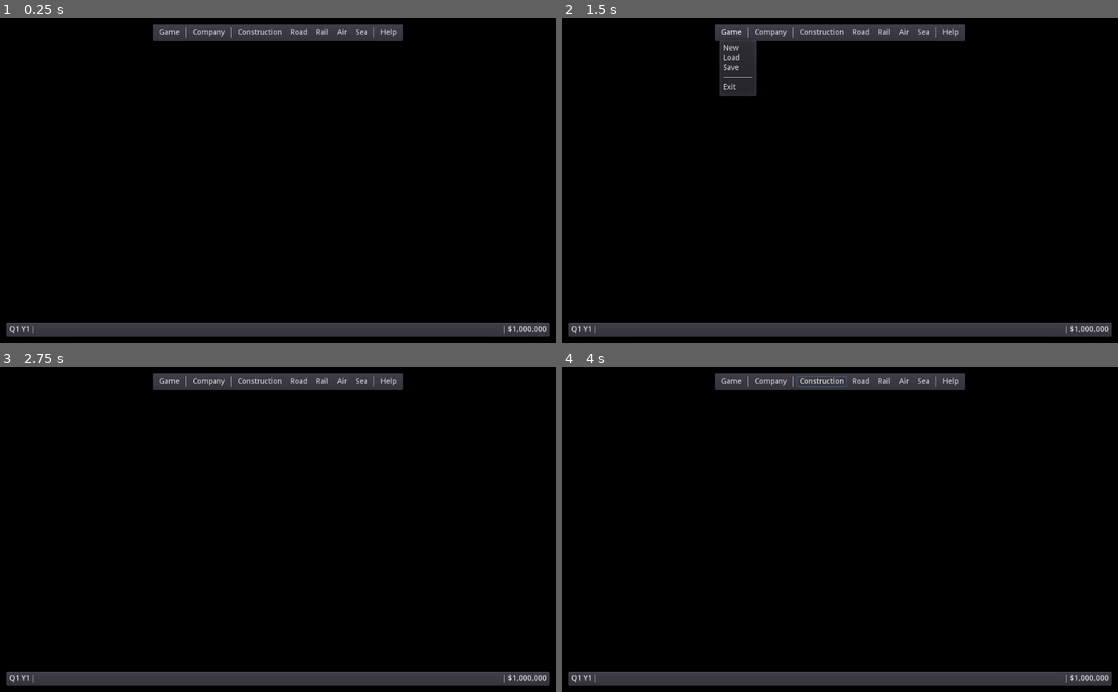
Above: before the commit, frames 1-4 (two rows, left to right).
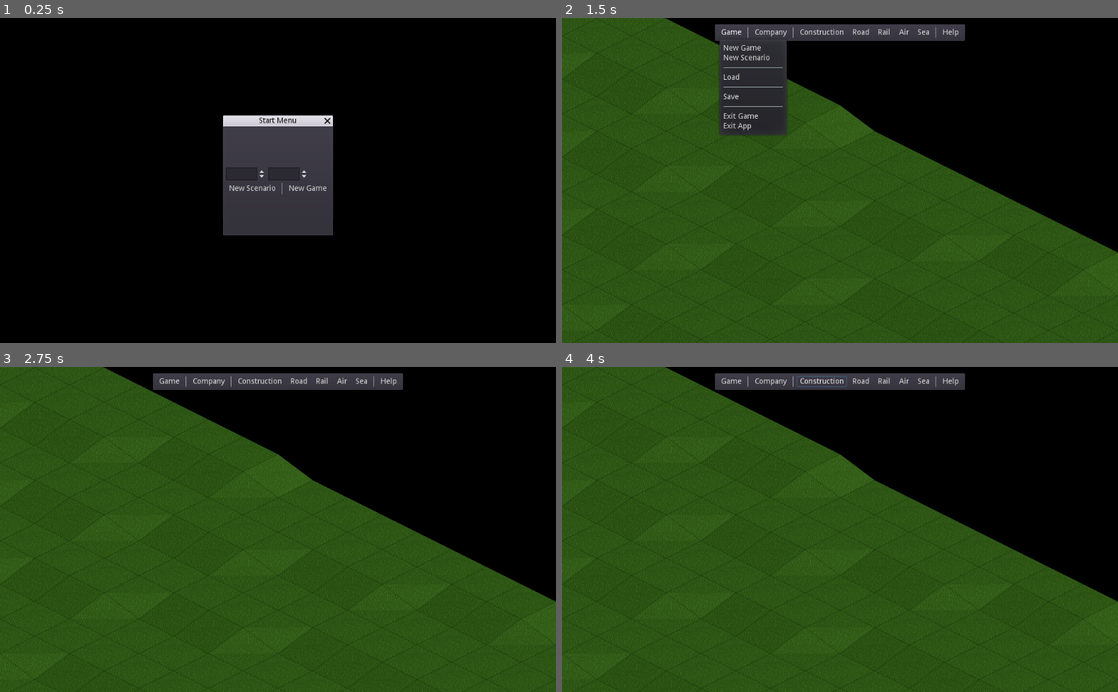
Above: after the commit, the same moments.

Repository: freettd/freettd
Game: Godot game, scene res://scenes/Main.tscn
Two runs of this game, one before a commit and one after it. Both use one fixed random seed, a clock stepped at 60 frames per second and the inputs below.
Inputs (mouse positions are in pixels of both pictures, inside the frame that each line leads up to):
- Up to frame 1 (0.25 s): no input
- Up to frame 2 (1.5 s): click (812, 187) at 0.5 s, where only the run after the commit has a clickable "New Scenario"; click "Game" at 1.25 s
- Up to frame 3 (2.75 s): click "Company" at 2 s
- Up to frame 4 (4 s): click "Construction" at 2.75 s; click "Road" at 3.5 s

The runs differ from the first frame. In frame 1, 14% of the frame differs, in the area x 1-99%, y 1-99%; in frame 2, 70%; in frame 3, 70%, in the area x 0-100%, y 0-100%; in frame 4, 70%.

Commit message:
Simple Start Menu (#7)

Diff:
--- a/scenes/Global.gd
+++ b/scenes/Global.gd
@@ -3,10 +3,15 @@
 enum OpCode {
 
 	NEW_GAME,
+	NEW_SCENARIO,
+
 	LOAD_GAME,
 	SAVE_GAME,
 
+	EXIT_APP,
 	EXIT_GAME,
+
+
 	TILE_QUERY,
 
 	BUILD_ROAD,
--- a/scenes/Main.gd
+++ b/scenes/Main.gd
@@ -4,7 +4,13 @@
 onready var ui = $DesktopUI
 
 func _ready() -> void:
-	pass
+
+	# show start menu
+	ui.set_start_ui()
+
+	# load demo game
+	# todo
+
 
 # UI EVENTS
 
@@ -14,7 +20,12 @@
 	match command.opcode:
 
 		Global.OpCode.NEW_GAME:
-			world.new_world()
+			ui.set_game_ui()
+			world.new_game(command)
+
+		Global.OpCode.NEW_SCENARIO:
+			ui.set_scenario_ui()
+			world.new_scenario(command)
 
 		Global.OpCode.SAVE_GAME:
 			world.save_game()
@@ -23,6 +34,10 @@
 			world.load_game()
 
 		Global.OpCode.EXIT_GAME:
+			world.reset()
+			ui.set_start_ui()
+
+		Global.OpCode.EXIT_APP:
 			get_tree().quit()
 
 	# Else send opcodes to World
--- a/scenes/desktop-ui/DesktopUI.gd
+++ b/scenes/desktop-ui/DesktopUI.gd
@@ -2,8 +2,13 @@
 
 signal command_issued(command)
 
+onready var toolbar = $Toolbar
+onready var statusbar = $Statusbar
+
 onready var windows_manager = $Windows
-onready var statusbar = $Statusbar
+onready var startmneu = $StartMenu
+
+onready var startmenu = $StartMenu
 
 func _on_Toolbar_command_issued(command: Dictionary) -> void:
 	emit_signal("command_issued", command)
@@ -16,3 +21,21 @@
 
 func show_error(msg: String) -> void:
 	windows_manager.show_error(msg)
+
+func set_start_ui() -> void:
+	toolbar.hide()
+	statusbar.hide()
+	startmenu.show()
+
+func set_game_ui() -> void:
+	toolbar.show()
+	statusbar.show()
+	startmenu.hide()
+
+func set_scenario_ui() -> void:
+	toolbar.show()
+	statusbar.hide()
+	startmenu.hide()
+
+func _on_StartMenu_command_issued(command):
+	emit_signal("command_issued", command)
--- a/scenes/desktop-ui/DesktopUI.tscn
+++ b/scenes/desktop-ui/DesktopUI.tscn
@@ -1,14 +1,16 @@
-[gd_scene load_steps=5 format=2]
+[gd_scene load_steps=6 format=2]
 
 [ext_resource path="res://scenes/desktop-ui/Toolbar.gd" type="Script" id=1]
 [ext_resource path="res://scenes/desktop-ui/DesktopUI.gd" type="Script" id=2]
 [ext_resource path="res://scenes/desktop-ui/Windows.gd" type="Script" id=3]
 [ext_resource path="res://scenes/desktop-ui/Statusbar.gd" type="Script" id=4]
+[ext_resource path="res://scenes/desktop-ui/windows/StartMenu.tscn" type="PackedScene" id=5]
 
 [node name="DesktopUI" type="CanvasLayer"]
 script = ExtResource( 2 )
 
 [node name="Toolbar" type="PanelContainer" parent="."]
+visible = false
 anchor_left = 0.5
 anchor_right = 0.5
 margin_left = -232.0
@@ -95,10 +97,14 @@
 focus_mode = 2
 text = "Help"
 
+[node name="StartMenu" parent="." instance=ExtResource( 5 )]
+
 [node name="Windows" type="Node" parent="."]
 script = ExtResource( 3 )
+company_profile_window = ExtResource( 5 )
 
 [node name="Statusbar" type="PanelContainer" parent="."]
+visible = false
 anchor_left = 0.5
 anchor_top = 1.0
 anchor_right = 0.5
@@ -149,3 +155,4 @@
 text = "$1,000,000"
 
 [connection signal="command_issued" from="Toolbar" to="." method="_on_Toolbar_command_issued"]
+[connection signal="command_issued" from="StartMenu" to="." method="_on_StartMenu_command_issued"]
--- a/scenes/desktop-ui/Toolbar.gd
+++ b/scenes/desktop-ui/Toolbar.gd
@@ -17,11 +17,15 @@
 
 	# Game Menu
 	popup = game_button.get_popup()
-	popup.add_item("New", Global.OpCode.NEW_GAME)
+	popup.add_item("New Game", Global.OpCode.NEW_GAME)
+	popup.add_item("New Scenario", Global.OpCode.NEW_SCENARIO)
+	popup.add_separator()
 	popup.add_item("Load", Global.OpCode.LOAD_GAME)
+	popup.add_separator()
 	popup.add_item("Save", Global.OpCode.SAVE_GAME)
 	popup.add_separator()
-	popup.add_item("Exit", Global.OpCode.EXIT_GAME)
+	popup.add_item("Exit Game", Global.OpCode.EXIT_GAME)
+	popup.add_item("Exit App", Global.OpCode.EXIT_APP)
 	popup.connect("id_pressed", self, "_on_item_pressed")
 
 	# Company Menu
--- a/scenes/desktop-ui/Windows.gd
+++ b/scenes/desktop-ui/Windows.gd
@@ -2,7 +2,7 @@
 
 var windows: Dictionary = {}
 
-onready var company_profile_window = load("res://scenes/desktop-ui/windows/CompanyWindow.tscn")
+export var company_profile_window: Resource
 
 func show_error(msg) -> void:
 	pass
--- /dev/null
+++ b/scenes/desktop-ui/windows/StartMenu.gd
@@ -0,0 +1,25 @@
+extends WindowDialog
+
+signal command_issued(command)
+
+onready var x_param: SpinBox = $VBoxContainer/HBoxContainer/XParam
+onready var y_param: SpinBox = $VBoxContainer/HBoxContainer/YParam
+
+func _on_NewGameButton_pressed():
+	emit_signal("command_issued", {
+		opcode = Global.OpCode.NEW_GAME,
+		parameters = {
+			x = x_param.value,
+			y = y_param.value
+		}
+	})
+
+
+func _on_NewScenarioButton_pressed():
+	emit_signal("command_issued", {
+		opcode = Global.OpCode.NEW_SCENARIO,
+		parameters = {
+			x = x_param.value,
+			y = y_param.value
+		}
+	})
--- /dev/null
+++ b/scenes/desktop-ui/windows/StartMenu.tscn
@@ -0,0 +1,81 @@
+[gd_scene load_steps=2 format=2]
+
+[ext_resource path="res://scenes/desktop-ui/windows/StartMenu.gd" type="Script" id=1]
+
+[node name="StartMenu" type="WindowDialog"]
+anchor_left = 0.5
+anchor_top = 0.5
+anchor_right = 0.5
+anchor_bottom = 0.5
+margin_left = -101.0
+margin_top = -100.5
+margin_right = 101.0
+margin_bottom = 100.5
+window_title = "Start Menu"
+script = ExtResource( 1 )
+__meta__ = {
+"_edit_use_anchors_": false
+}
+
+[node name="VBoxContainer" type="VBoxContainer" parent="."]
+anchor_left = 0.5
+anchor_top = 0.5
+anchor_right = 0.5
+anchor_bottom = 0.5
+margin_left = -96.0
+margin_top = -25.0
+margin_right = 96.0
+margin_bottom = 25.0
+__meta__ = {
+"_edit_use_anchors_": false
+}
+
+[node name="HBoxContainer" type="HBoxContainer" parent="VBoxContainer"]
+margin_right = 192.0
+margin_bottom = 24.0
+
+[node name="XParam" type="SpinBox" parent="VBoxContainer/HBoxContainer"]
+margin_right = 74.0
+margin_bottom = 24.0
+min_value = 64.0
+max_value = 512.0
+step = 64.0
+value = 64.0
+rounded = true
+__meta__ = {
+"_edit_use_anchors_": false
+}
+
+[node name="YParam" type="SpinBox" parent="VBoxContainer/HBoxContainer"]
+margin_left = 78.0
+margin_right = 152.0
+margin_bottom = 24.0
+min_value = 64.0
+max_value = 512.0
+step = 64.0
+value = 64.0
+rounded = true
+
+[node name="HBoxContainer2" type="HBoxContainer" parent="VBoxContainer"]
+margin_top = 28.0
+margin_right = 192.0
+margin_bottom = 50.0
+
+[node name="NewScenarioButton" type="ToolButton" parent="VBoxContainer/HBoxContainer2"]
+margin_right = 98.0
+margin_bottom = 22.0
+text = "New Scenario"
+
+[node name="VSeparator" type="VSeparator" parent="VBoxContainer/HBoxContainer2"]
+margin_left = 102.0
+margin_right = 106.0
+margin_bottom = 22.0
+
+[node name="NewGameButton2" type="ToolButton" parent="VBoxContainer/HBoxContainer2"]
+margin_left = 110.0
+margin_right = 192.0
+margin_bottom = 22.0
+text = "New Game"
+
+[connection signal="pressed" from="VBoxContainer/HBoxContainer2/NewScenarioButton" to="." method="_on_NewScenarioButton_pressed"]
+[connection signal="pressed" from="VBoxContainer/HBoxContainer2/NewGameButton2" to="." method="_on_NewGameButton_pressed"]
--- a/scenes/world/Terrain.gd
+++ b/scenes/world/Terrain.gd
@@ -24,6 +24,18 @@
 
 	# Build terrain
 	generate_heightmap()
+
+func reset() -> void:
+
+	# clear config
+	config = {}
+
+	# clear all tiles
+	for cellv in celldata:
+		set_cellv(cellv, -1)
+
+	# clear data
+	celldata = {}
 
 
 ################################################################################
@@ -73,7 +85,7 @@
 	SOUTH_EAST = Vector2.RIGHT,
 	SOUTH = Vector2.DOWN + Vector2.RIGHT,
 	SOUTH_WEST = Vector2.DOWN,
-	WEST =Vector2.DOWN + Vector2.LEFT
+	WEST = Vector2.DOWN + Vector2.LEFT
 }
 
 const NEIGHBOURS: Dictionary = {
--- a/scenes/world/World.gd
+++ b/scenes/world/World.gd
@@ -12,6 +12,9 @@
 signal error(msg)
 
 const AUTOSAVE_FILENAME: String = "autosave.sav"
+
+enum EditorMode { PLAY, EDIT, VIEW }
+var editor_mode: int = EditorMode.VIEW
 
 
 # World components
@@ -31,10 +34,24 @@
 ################################################################################
 ## NEW WORLD
 
-func new_world() -> void:
+func new_scenario(command: Dictionary) -> void:
+
+	editor_mode = EditorMode.EDIT
+
+	var map_size: Vector2 = Vector2(command.parameters.x, command.parameters.y)
+
+	# Terrain
+	terrain.new_world({
+		map_size = map_size
+	})
+
+
+func new_game(command: Dictionary) -> void:
+
+	editor_mode = EditorMode.PLAY
 
 	emit_signal("newgame_progress", "creating new game", 0)
-	var map_size: Vector2 = Vector2(128, 128)
+	var map_size: Vector2 = Vector2(command.parameters.x, command.parameters.y)
 
 	# Terrain
 	terrain.new_world({
@@ -50,6 +67,19 @@
 	# complete
 	emit_signal("newgame_progress", "new game complete", 100)
 
+func reset() -> void:
+
+	# deactivate selector
+	selector.deactivate()
+
+	# remove companies
+	company_register.clear()
+
+	# clear terrain
+	terrain.reset()
+
+	# remove world objects
+	world_objects.reset()
 
 ################################################################################
 ## LOCAL COMMANDS
@@ -68,25 +98,28 @@
 # process commands after tiles selected
 func _on_Selector_tile_selected(command: Dictionary):
 
-	var tm_resources = Resources.tilemaps
-	var bld_resources = Resources.buildings
-	var dimension = command.selection.dimension
+	var tm_resources: Dictionary = Resources.tilemaps
+	var bld_resources: Dictionary = Resources.buildings
+	var dimension: Vector2 = command.selection.dimension
+
+	var expense: int = 0
 
 	match command.opcode:
 
 		Global.OpCode.BUILD_ROAD:
 			var cost: int = tm_resources.road.cost * (dimension.x * dimension.y)
-			local_company.add_expense(cost)
 			terrain.build_road(command, roadnav)
+			expense = cost
 
 		Global.OpCode.BUILD_COMPANY_HQ:
 			var cost: int = bld_resources.company_hq_large.cost
-			local_company.add_expense(cost)
 			world_objects.add_hq("company_hq_large", command.selection.position, local_company)
-
-
-
-	emit_signal("local_company_updated", local_company)
+			expense = cost
+
+	# if in play mode then update company
+	if editor_mode == EditorMode.PLAY:
+		local_company.add_expense(expense)
+		emit_signal("local_company_updated", local_company)
 
 
 func _on_Selector_error(msg):
--- a/scenes/world/WorldObjects.gd
+++ b/scenes/world/WorldObjects.gd
@@ -14,6 +14,14 @@
 	vehicles = [],
 	trees = []
 }
+
+
+func reset() -> void:
+
+
+	# free children
+	for c in get_children():
+		c.queue_free()
 
 ################################################################################
 ## SAVE & LOAD DATA
